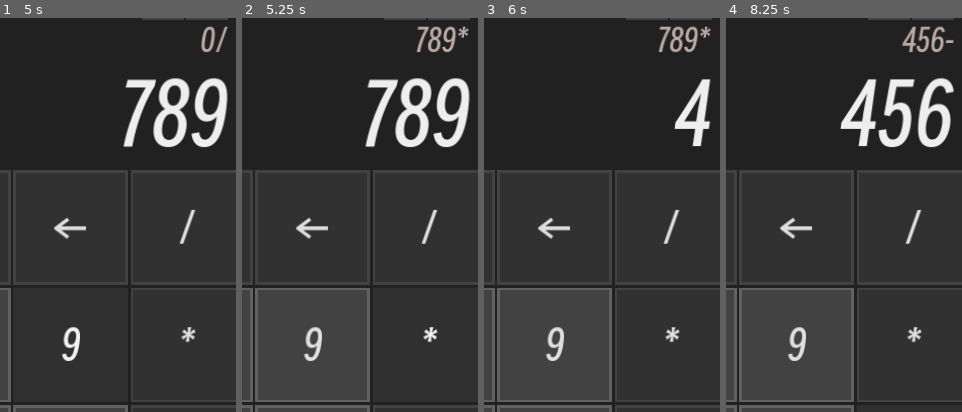
Above: before the commit, frames 1-4 (left to right).
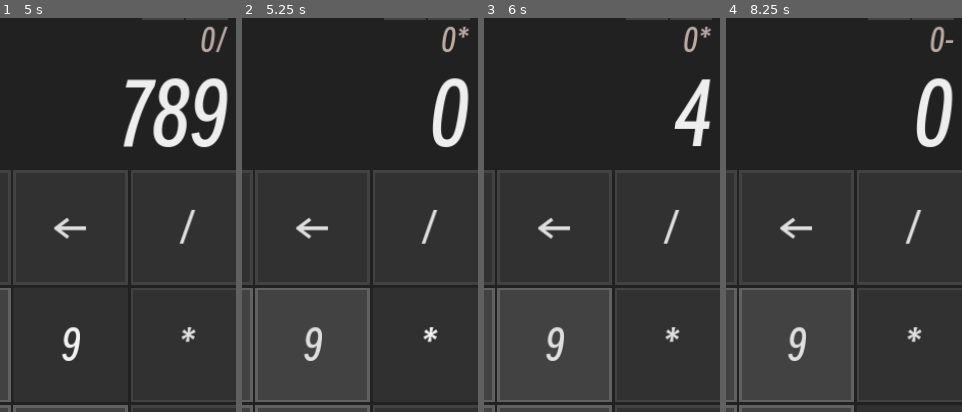
Above: after the commit, the same moments.

Repository: PJ-568/568_Calc
Game: Godot game, scene res://主界面.tscn
The game is run twice, just before and just after one commit, with the same random seed, the same clock (stepped at 60 frames per second) and the same inputs.
Inputs:
- Up to frame 1 (5 s): click "C" at 0.5 s; click "←" at 1.25 s; click "/" at 2 s; click "7" at 2.75 s; click "8" at 3.5 s; click "9" at 4.25 s
- Up to frame 2 (5.25 s): click "*" at 5 s
- Up to frame 3 (6 s): click "4" at 5.75 s
- Up to frame 4 (8.25 s): click "5" at 6.5 s; click "6" at 7.25 s; click "-" at 8 s
The pictures show only the part of the screen within x 47-97%, y 6-56%; the shares and areas given below are measured in that part.

Frame 1 is identical in both runs. In frame 2, 3.7% of the frame differs, in the area x 52-97%, y 2-33%; in frame 3, 0.5%; in frame 4, 4.0%, in the area x 48-97%, y 2-33%.

Commit message:
优化功能和人机交互

Diff:
--- a/Scripts/主界面.gd
+++ b/Scripts/主界面.gd
@@ -5,11 +5,13 @@
 @onready var 工作区 = $"面板/背景色/屏键容器/结果显示容器/MarginContainer/VBoxContainer/工作区"
 @onready var 所有按钮 = $"面板/背景色/屏键容器/MarginContainer2/上下键盘分隔"
 
-var 已被使用 := false	##工作区内是否有数字
+var 已被使用 := false	## 工作区内是否有数字
 var 第一个数字 : float
 var 第二个数字 : float
 var 运算符 := ""
-var 小数否 := false	##工作区内是否为小数（防止两个小数点出现）
+var 小数否 := false	## 工作区内是否为小数（防止两个小数点出现）
+var 已键入运算符 := false
+var 已键入第二数 := false	## 若为是，则按下运算符按键将触发一次运算
 
 # 初始化
 func _ready():
@@ -19,6 +21,7 @@
 				btn.pressed.connect(Callable(self, "_number_buttons").bind(btn))
 
 
+@warning_ignore("unused_parameter")
 func _unhandled_input(event) -> void:
 	if Input.is_action_pressed("ui_text_backspace") or Input.is_action_pressed("ui_cancel"):
 		按下退格()
@@ -65,6 +68,8 @@
 func 按下数字按钮(键):
 	if not 已被使用:
 		工作区.text = 键
+		if 已键入运算符:
+			已键入第二数 = true
 		已被使用 = true
 	else:
 		工作区.text += 键
@@ -73,14 +78,17 @@
 func _number_buttons(btn):
 	if not 已被使用:
 		工作区.text = btn.name
+		if 已键入运算符:
+			已键入第二数 = true
 		已被使用 = true
 	else:
 		工作区.text += btn.name
 
 
-
 func _on_clear_pressed():
 	已被使用 = false
+	已键入运算符 = false
+	已键入第二数 = false
 	历史.text = ""
 	工作区.text = "0"
 	小数否 = false
@@ -105,38 +113,51 @@
 		else:
 			工作区.text = "0"
 			已被使用 = false
+			已键入第二数 = false
 
 
 func 按下除():
-	已被使用 = false
+	if 已键入第二数:
+		第二数等于()
 	第一个数字 = 工作区.text.to_float()
 	运算符 = "/"
 	历史.text = str(第一个数字) + 运算符
+	已被使用 = false
 	小数否 = false
+	已键入运算符 = true
 
 
 func 按下乘():
-	已被使用 = false
+	if 已键入第二数:
+		第二数等于()
 	第一个数字 = 工作区.text.to_float()
 	运算符 = "*"
 	历史.text = str(第一个数字) + 运算符
+	已被使用 = false
 	小数否 = false
+	已键入运算符 = true
 
 
 func 按下减():
-	已被使用 = false
+	if 已键入第二数:
+		第二数等于()
 	第一个数字 = 工作区.text.to_float()
 	运算符 = "-"
 	历史.text = str(第一个数字) + 运算符
+	已被使用 = false
 	小数否 = false
+	已键入运算符 = true
 
 
 func 按下加():
-	已被使用 = false
+	if 已键入第二数:
+		第二数等于()
 	第一个数字 = 工作区.text.to_float()
 	运算符 = "+"
 	历史.text = str(第一个数字) + 运算符
+	已被使用 = false
 	小数否 = false
+	已键入运算符 = true
 
 
 func 按下点():
@@ -163,9 +184,14 @@
 			结果 = 第一个数字 * 第二个数字
 		"/":
 			结果 = 第一个数字 / 第二个数字
-	历史.text = str(第一个数字) + 运算符 + str(第二个数字)
+	历史.text = str(第一个数字) + 运算符 + str(第二个数字) + "="
 	工作区.text = str(snappedf(结果, 0.0000000001))
 
 
+func 第二数等于():
+	等于()
+	历史.text = 工作区.text
+
+
 func _on_关于_pressed():
-	get_tree ().change_scene_to_file("res://关于.tscn")
+	get_tree().change_scene_to_file("res://关于.tscn")
